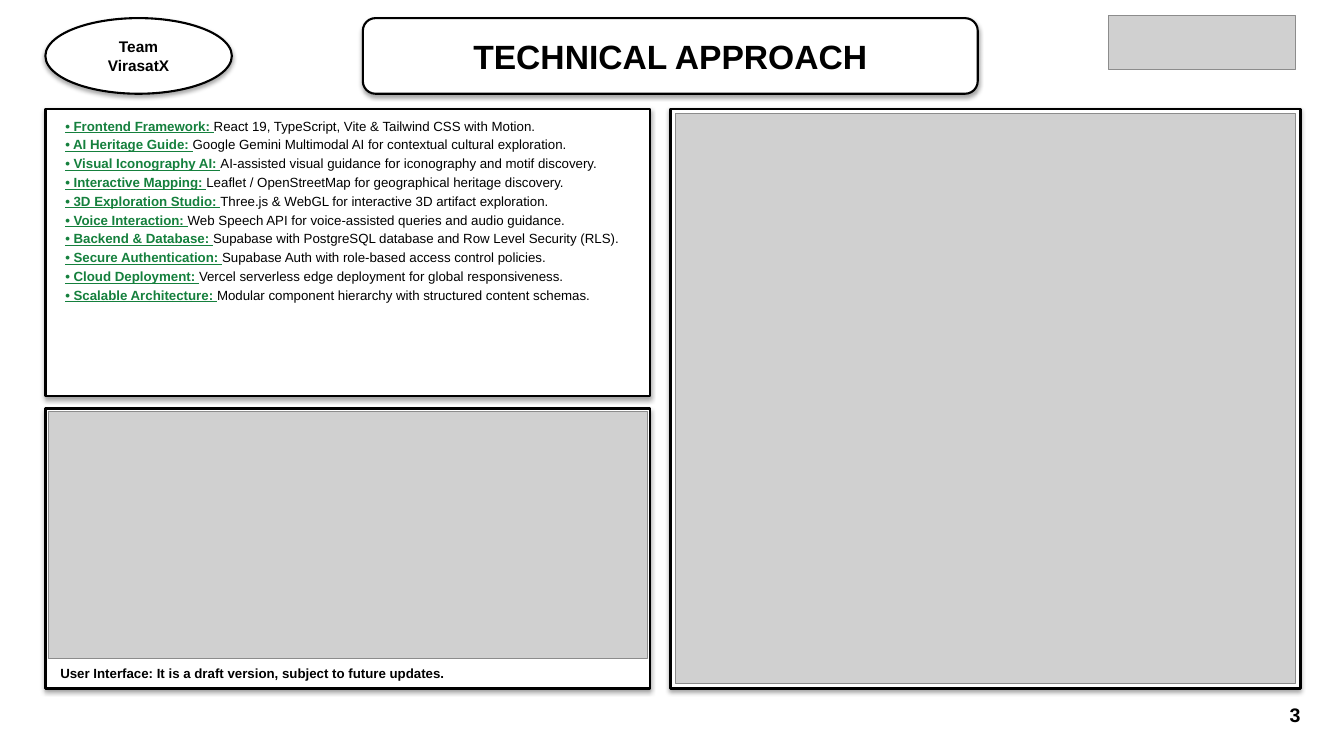
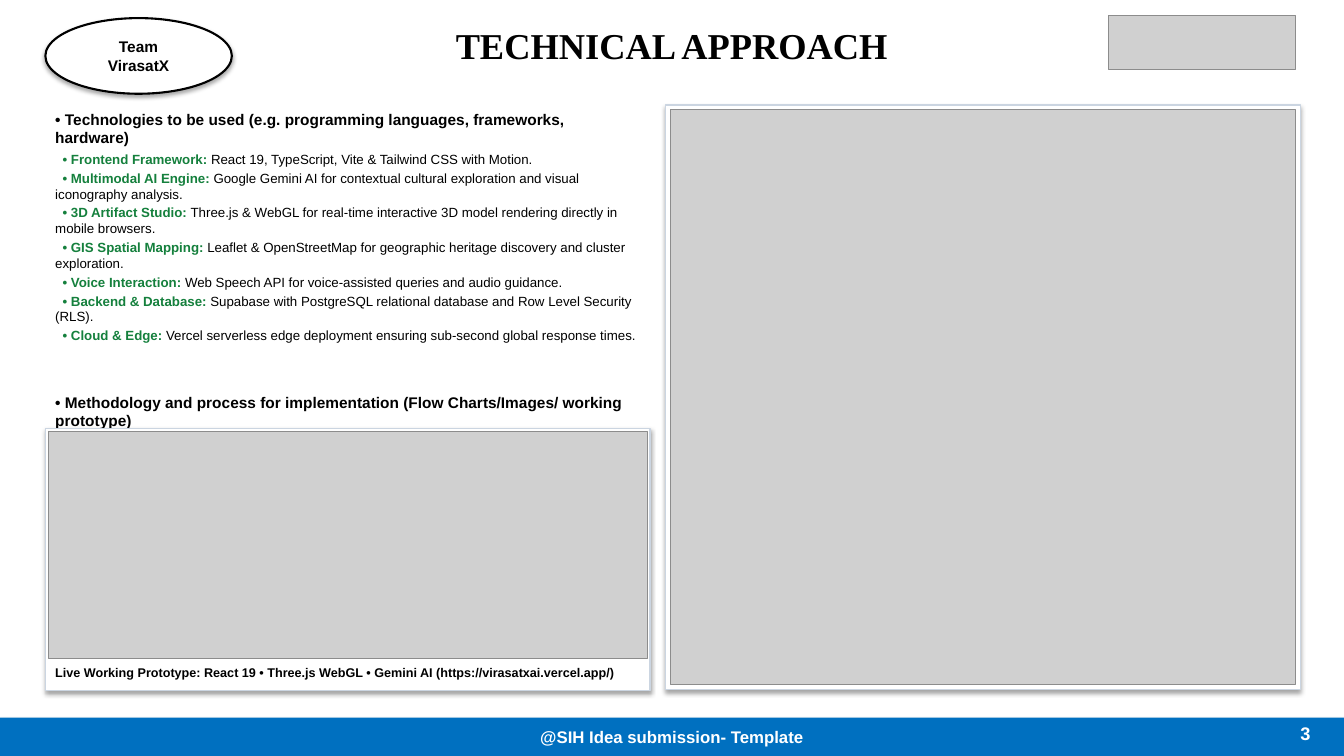
Before and after one commit to ShrilCarpenter/VirasatX, a slide deck: slide 3 of sih_presentation/SIH2026_VirasatX_Idea_Submission.pptx. Drawn at 1344x756 pixels with LibreOffice and Linux fonts; fonts in the diff are those of the drawing; grey boxes stand for pictures. Boxes give left, top, right and bottom in pixels: in the first picture for what was removed or moved away, otherwise in the second. Text is boxed around its words. In the diff, an @@ line names an element or a change of style, - is before the commit and + after.

Commit message:
feat(sih_presentation): match exact 1:1 structure and layout of official SIH 2026 idea presentation template

```diff
--- a/sih_presentation/SIH2026_VirasatX_Idea_Submission.pptx
+++ b/sih_presentation/SIH2026_VirasatX_Idea_Submission.pptx
@@ text "TECHNICAL APPROACH": place and size @@
-text "TECHNICAL APPROACH" at bbox=[363, 18, 978, 94]
+text "TECHNICAL APPROACH" at bbox=[456, 35, 887, 60]
@@ text "TECHNICAL APPROACH" at bbox=[456, 35, 887, 60]: size 24 to 26 pt, font Arial to Times New Roman; vertical alignment middle to top; fill #FFFFFF to none; outline #000000 1.5 pt to none; shadow off @@
@@ text "• Technologies to be used ...": place and size @@
-text "• Technologies to be used ..." at bbox=[73, 121, 618, 303]
+text "• Technologies to be used ..." at bbox=[55, 114, 635, 343]
@@ rectangle removed at bbox=[45, 109, 650, 396] @@
@@ text at bbox=[55, 114, 564, 147]: paragraph added @@
+• Technologies to be used (e.g. programming languages, frameworks, hardware)
@@ rectangle: place and size @@
-rectangle at bbox=[670, 109, 1301, 689]
+rectangle at bbox=[665, 105, 1301, 690]
@@ rectangle at bbox=[665, 105, 1301, 690]: outline #000000 1.8 pt to #CBD5E1 1 pt @@
@@ picture: place and size @@
-picture at bbox=[676, 114, 1296, 684]
+picture at bbox=[670, 110, 1296, 685]
@@ text at bbox=[55, 173, 625, 271]: text changed @@
-• AI Heritage Guide: Google Gemini Multimodal AI for contextual cultural exploration.
-• Visual Iconography AI: AI-assisted visual guidance for iconography and motif discovery.
-• Interactive Mapping: Leaflet / OpenStreetMap for geographical heritage discovery.
-• 3D Exploration Studio: Three.js & WebGL for interactive 3D artifact exploration.
+• Multimodal AI Engine: Google Gemini AI for contextual cultural exploration and visual iconography analysis.
+• 3D Artifact Studio: Three.js & WebGL for real-time interactive 3D model rendering directly in mobile browsers.
+• GIS Spatial Mapping: Leaflet & OpenStreetMap for geographic heritage discovery and cluster exploration.
@@ text at bbox=[71, 154, 563, 290]: underline off in "• Frontend Framework:", "• Voice Interaction:" @@
@@ text at bbox=[55, 296, 635, 343]: text changed @@
-• Backend & Database: Supabase with PostgreSQL database and Row Level Security (RLS).
-• Secure Authentication: Supabase Auth with role-based access control policies.
-• Cloud Deployment: Vercel serverless edge deployment for global responsiveness.
-• Scalable Architecture: Modular component hierarchy with structured content schemas.
+• Backend & Database: Supabase with PostgreSQL relational database and Row Level Security (RLS).
+• Cloud & Edge: Vercel serverless edge deployment ensuring sub-second global response times.
@@ text added at bbox=[55, 397, 622, 429], 11 pt, text #000000, bold @@
+• Methodology and process for implementation (Flow Charts/Images/ working prototype)
@@ rectangle at bbox=[45, 429, 650, 691]: outline #000000 1.8 pt to #CBD5E1 1 pt @@
@@ rectangle: place and size @@
-rectangle at bbox=[45, 408, 650, 689]
+rectangle at bbox=[45, 429, 650, 691]
@@ picture: place and size @@
-picture at bbox=[48, 411, 647, 658]
+picture at bbox=[48, 432, 647, 658]
@@ text added at bbox=[55, 668, 614, 680], 9 pt, text #000000, bold @@
+Live Working Prototype: React 19 • Three.js WebGL • Gemini AI (https://virasatxai.vercel.app/)
@@ text removed at bbox=[60, 668, 445, 681] @@
-User Interface: It is a draft version, subject to future updates.
@@ rectangle added at bbox=[0, 718, 1344, 756], fill #0070C0, 12 pt, text #FFFFFF, bold @@
+@SIH Idea submission- Template
@@ text "3": place and size @@
-text "3" at bbox=[1290, 708, 1301, 723]
+text "3" at bbox=[1300, 727, 1310, 740]
@@ text "3" at bbox=[1300, 727, 1310, 740]: size 14 to 13 pt, text colour #000000 to #FFFFFF @@
```
Also in this commit, not shown: 2 other slides changed, 3 slides added, 3 slides removed, 19 other files.
